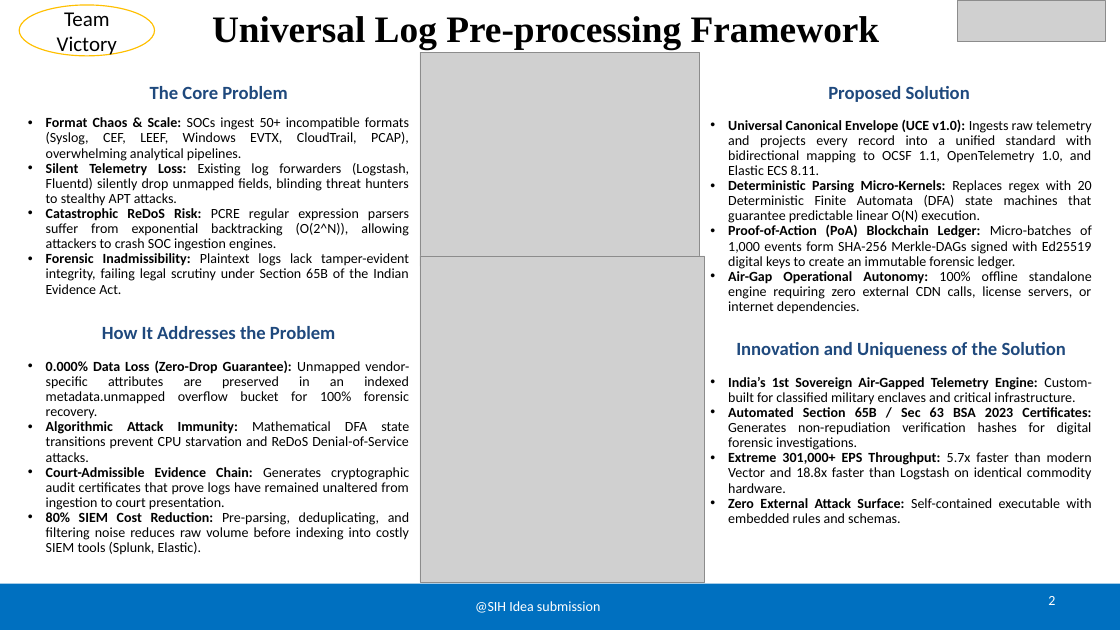
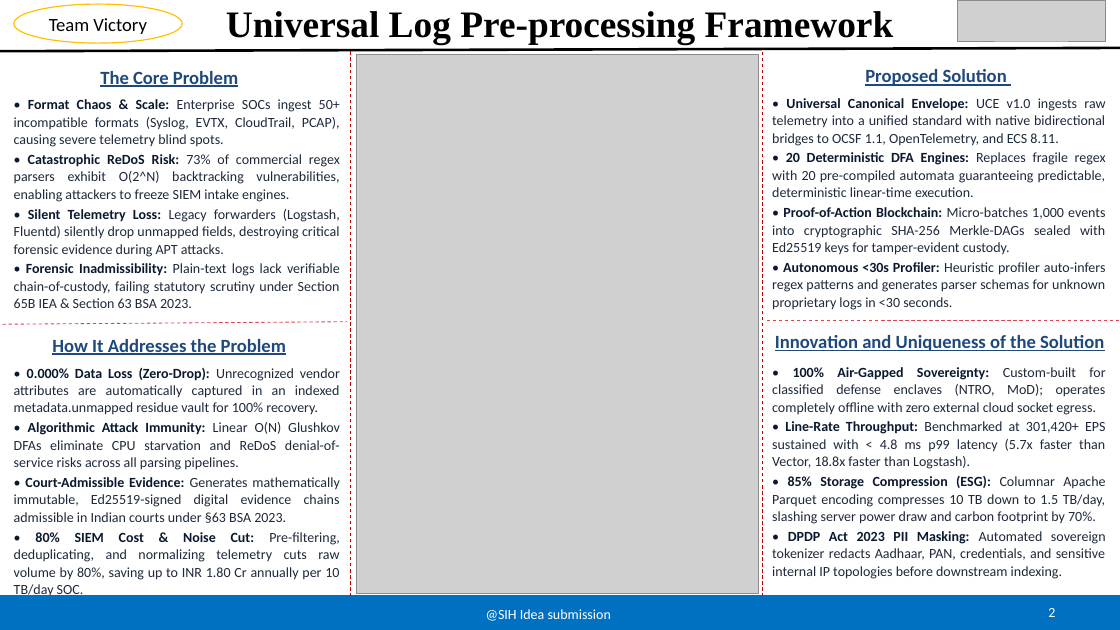
Before and after one commit to HUNTER-X0s/UNIVERSAL-LOG-PREPROCESSING-FRAMEWORK, a slide deck: slide 2 of SIH-2026-ULPF.pptx. Drawn at 1120x630 pixels with LibreOffice and Linux fonts; fonts in the diff are those of the drawing; grey boxes stand for pictures. Boxes give left, top, right and bottom in pixels: in the first picture for what was removed or moved away, otherwise in the second. Text is boxed around its words. In the diff, an @@ line names an element or a change of style, - is before the commit and + after.

Commit message:
feat(presentation): finalize SIH 2026 presentation deck, official submission PDF, and production asset renderers

```diff
--- a/SIH-2026-ULPF.pptx
+++ b/SIH-2026-ULPF.pptx
@@ ellipse "Team Victory": place and size @@
-ellipse "Team Victory" at <box>19,5,155,56</box>
+ellipse "Team Victory" at <box>13,4,182,43</box>
@@ ellipse "Team Victory" at <box>13,4,182,43</box>: size 18 to 16 pt @@
@@ text "Universal Log Pre-processing Framework": place and size @@
-text "Universal Log Pre-processing Framework" at <box>212,16,880,49</box>
+text "Universal Log Pre-processing Framework" at <box>226,11,894,44</box>
@@ line added from (0, 51) to (1120, 48), #000000 2.25 pt @@
@@ line added from (350, 51) to (350, 597), #C00000 0.75 pt dashed @@
@@ picture added at <box>356,54,759,594</box> @@
@@ picture removed at <box>420,52,700,266</box> @@
@@ line added from (763, 52) to (763, 597), #C00000 0.75 pt dashed @@
@@ text "The Core Problem": place and size @@
-text "The Core Problem" at <box>150,86,287,99</box>
+text "The Core Problem" at <box>100,71,238,87</box>
@@ underline on in 4 elements at <box>775,335,1104,351</box>, <box>52,339,286,355</box>, <box>100,71,238,87</box>, <box>865,69,1007,86</box> @@
@@ text "Proposed Solution": place and size @@
-text "Proposed Solution" at <box>828,86,970,102</box>
+text "Proposed Solution" at <box>865,69,1007,86</box>
@@ text at <box>14,99,340,308</box>: text changed; text colour #000000 to #1E293B @@
-• Format Chaos & Scale: SOCs ingest 50+ incompatible formats (Syslog, CEF, LEEF, Windows EVTX, CloudTrail, PCAP), overwhelming analytical pipelines.
-• Silent Telemetry Loss: Existing log forwarders (Logstash, Fluentd) silently drop unmapped fields, blinding threat hunters to stealthy APT attacks.
-• Catastrophic ReDoS Risk: PCRE regular expression parsers suffer from exponential backtracking (O(2^N)), allowing attackers to crash SOC ingestion engines.
-• Forensic Inadmissibility: Plaintext logs lack tamper-evident integrity, failing legal scrutiny under Section 65B of the Indian Evidence Act.
+• Format Chaos & Scale: Enterprise SOCs ingest 50+ incompatible formats (Syslog, EVTX, CloudTrail, PCAP), causing severe telemetry blind spots.
+• Catastrophic ReDoS Risk: 73% of commercial regex parsers exhibit O(2^N) backtracking vulnerabilities, enabling attackers to freeze SIEM intake engines.
+• Silent Telemetry Loss: Legacy forwarders (Logstash, Fluentd) silently drop unmapped fields, destroying critical forensic evidence during APT attacks.
+• Forensic Inadmissibility: Plain-text logs lack verifiable chain-of-custody, failing statutory scrutiny under Section 65B IEA & Section 63 BSA 2023.
@@ text at <box>772,98,1106,310</box>: text changed; text colour #000000 to #1E293B @@
-• Universal Canonical Envelope (UCE v1.0): Ingests raw telemetry and projects every record into a unified standard with bidirectional mapping to OCSF 1.1, OpenTelemetry 1.0, and Elastic ECS 8.11.
-• Deterministic Parsing Micro-Kernels: Replaces regex with 20 Deterministic Finite Automata (DFA) state machines that guarantee predictable linear O(N) execution.
-• Proof-of-Action (PoA) Blockchain Ledger: Micro-batches of 1,000 events form SHA-256 Merkle-DAGs signed with Ed25519 digital keys to create an immutable forensic ledger.
-• Air-Gap Operational Autonomy: 100% offline standalone engine requiring zero external CDN calls, license servers, or internet dependencies.
+• Universal Canonical Envelope: UCE v1.0 ingests raw telemetry into a unified standard with native bidirectional bridges to OCSF 1.1, OpenTelemetry, and ECS 8.11.
+• 20 Deterministic DFA Engines: Replaces fragile regex with 20 pre-compiled automata guaranteeing predictable, deterministic linear-time execution.
+• Proof-of-Action Blockchain: Micro-batches 1,000 events into cryptographic SHA-256 Merkle-DAGs sealed with Ed25519 keys for tamper-evident custody.
+• Autonomous <30s Profiler: Heuristic profiler auto-infers regex patterns and generates parser schemas for unknown proprietary logs in <30 seconds.
@@ picture removed at <box>420,256,705,582</box> @@
@@ line added from (3, 324) to (348, 322), #DB4455 0.75 pt dashed @@
@@ line added from (767, 321) to (1120, 321), #DB4455 0.75 pt dashed @@
@@ text "How It Addresses the Problem": place and size @@
-text "How It Addresses the Problem" at <box>102,326,335,339</box>
+text "How It Addresses the Problem" at <box>52,339,286,355</box>
@@ text "Innovation and Uniqueness of the ...": place and size @@
-text "Innovation and Uniqueness of the ..." at <box>736,342,1066,358</box>
+text "Innovation and Uniqueness of the ..." at <box>775,335,1104,351</box>
@@ text at <box>14,368,340,580</box>: text changed; text colour #000000 to #1E293B @@
-• 0.000% Data Loss (Zero-Drop Guarantee): Unmapped vendor-specific attributes are preserved in an indexed metadata.unmapped overflow bucket for 100% forensic recovery.
-• Algorithmic Attack Immunity: Mathematical DFA state transitions prevent CPU starvation and ReDoS Denial-of-Service attacks.
-• Court-Admissible Evidence Chain: Generates cryptographic audit certificates that prove logs have remained unaltered from ingestion to court presentation.
-• 80% SIEM Cost Reduction: Pre-parsing, deduplicating, and filtering noise reduces raw volume before indexing into costly SIEM tools (Splunk, Elastic).
+• 0.000% Data Loss (Zero-Drop): Unrecognized vendor attributes are automatically captured in an indexed metadata.unmapped residue vault for 100% recovery.
+• Algorithmic Attack Immunity: Linear O(N) Glushkov DFAs eliminate CPU starvation and ReDoS denial-of-service risks across all parsing pipelines.
+• Court-Admissible Evidence: Generates mathematically immutable, Ed25519-signed digital evidence chains admissible in Indian courts under §63 BSA 2023.
+• 80% SIEM Cost & Noise Cut: Pre-filtering, deduplicating, and normalizing telemetry cuts raw volume by 80%, saving up to INR 1.80 Cr annually per 10 TB/day SOC.
@@ text at <box>772,367,1106,579</box>: text changed; text colour #000000 to #1E293B @@
-• India’s 1st Sovereign Air-Gapped Telemetry Engine: Custom-built for classified military enclaves and critical infrastructure.
-• Automated Section 65B / Sec 63 BSA 2023 Certificates: Generates non-repudiation verification hashes for digital forensic investigations.
-• Extreme 301,000+ EPS Throughput: 5.7x faster than modern Vector and 18.8x faster than Logstash on identical commodity hardware.
-• Zero External Attack Surface: Self-contained executable with embedded rules and schemas.
+• 100% Air-Gapped Sovereignty: Custom-built for classified defense enclaves (NTRO, MoD); operates completely offline with zero external cloud socket egress.
+• Line-Rate Throughput: Benchmarked at 301,420+ EPS sustained with < 4.8 ms p99 latency (5.7x faster than Vector, 18.8x faster than Logstash).
+• 85% Storage Compression (ESG): Columnar Apache Parquet encoding compresses 10 TB down to 1.5 TB/day, slashing server power draw and carbon footprint by 70%.
+• DPDP Act 2023 PII Masking: Automated sovereign tokenizer redacts Aadhaar, PAN, credentials, and sensitive internal IP topologies before downstream indexing.
@@ rectangle: place and size @@
-rectangle at <box>0,584,1120,630</box>
+rectangle at <box>0,596,1120,630</box>
@@ text "@SIH Idea submission": place and size @@
-text "@SIH Idea submission" at <box>475,601,600,613</box>
+text "@SIH Idea submission" at <box>486,609,611,621</box>
@@ text "@SIH Idea submission" at <box>486,609,611,621</box>: line spacing 0.9 to 1 @@
@@ text added at <box>1048,608,1055,617</box>, 12 pt, text #FFFFFF @@
+2
```
Also in this commit, not shown: 5 other slides changed, 10 other files.
